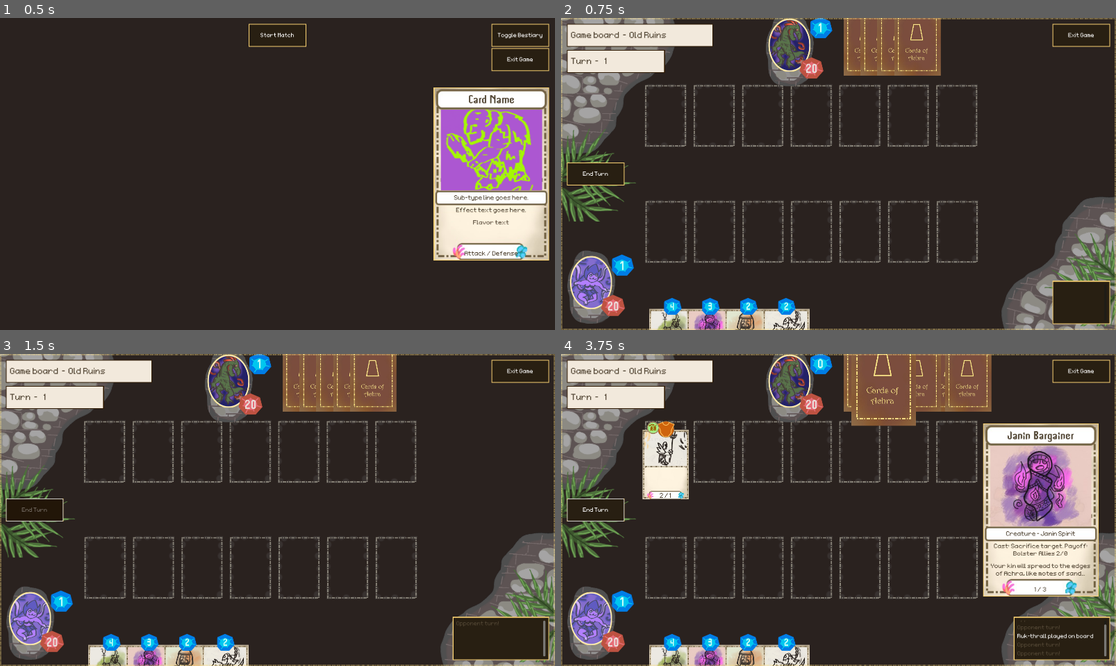
Above: before the commit, frames 1-4 (two rows, left to right).
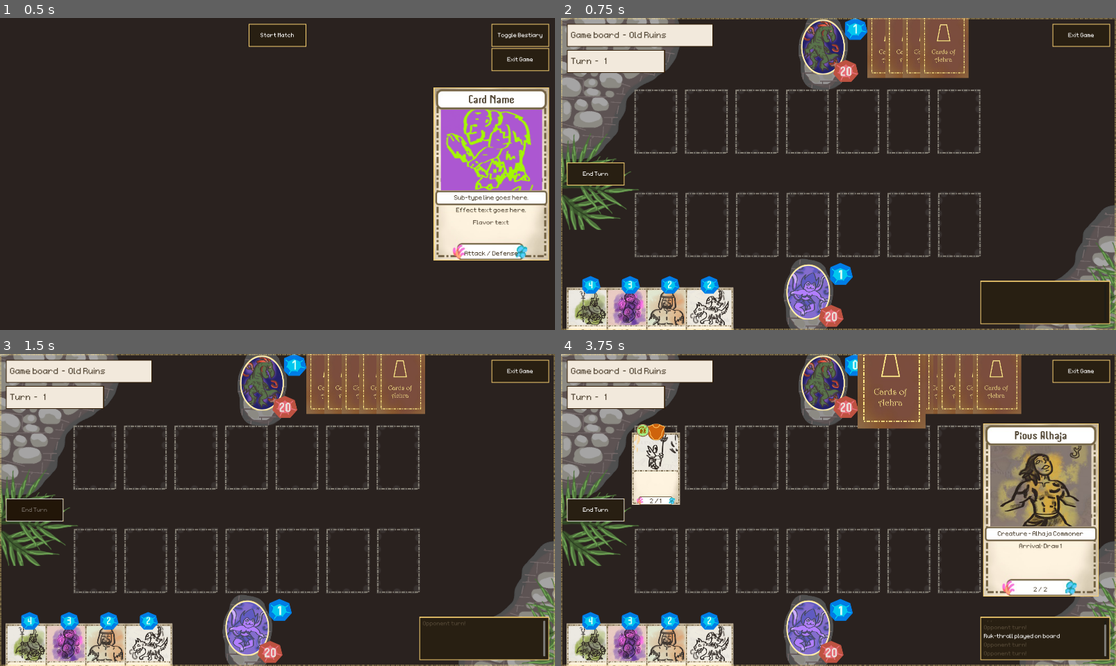
Above: after the commit, the same moments.

Repository: OttoElomaa/Godot-4-Ogre-Card-Game
Game: Godot game, scene res://GameScenes/MainMenu.tscn
Same seed, same stepped clock (60 frames per second), same inputs: the game is played once before the commit and once after it.
Inputs (mouse positions are in pixels of both pictures, inside the frame that each line leads up to):
- Up to frame 1 (0.5 s): no input
- Up to frame 2 (0.75 s): click (838, 36) at 0.5 s
- Up to frame 3 (1.5 s): click (33, 510) at 1.25 s
- Up to frame 4 (3.75 s): tap Enter at 2, 3.5 s; drag from (866, 375) to (666, 569) at 2.02 s; tap Space at 2.75 s; drag from (882, 375) to (666, 463) at 2.77 s; move the mouse to (899, 375) at 3.52 s; hold Up (ui_up) from 3.53 s (still down); tap Mouse wheel down (scrollDown) at 3.6 s; click (899, 375) at 3.67 s

Frame 1 is identical in both runs. In frame 2, 24% of the frame differs, in the area x 0-100%, y 0-100%; in frame 3, 23%; in frame 4, 29%.

Commit message:
Minor/Art - Changed some game board elements positions

Diff:
--- a/Cards/card.gd
+++ b/Cards/card.gd
@@ -332,7 +332,7 @@
 	stateHandler.get_node("PassiveIcon").hide()
 
 	#### POSITION AS INDICATOR
-	var activeOffset := -60
+	var activeOffset := -50
 	if isEnemyCard:
 		activeOffset *= -1
 	position.y = mySlot.position.y + activeOffset
--- a/GameScenes/GameBoard.tscn
+++ b/GameScenes/GameBoard.tscn
@@ -128,57 +128,57 @@
 [node name="Portraits" type="Node2D" parent="."]
 
 [node name="PlayerSprite" type="Sprite2D" parent="Portraits"]
-position = Vector2(142.5, 1257)
+position = Vector2(1125.5, 1251)
 texture = ExtResource("3_1phva")
 
 [node name="EnemySprite" type="Sprite2D" parent="Portraits"]
-position = Vector2(1080, 131)
+position = Vector2(1189.5, 135)
 texture = ExtResource("4_1qylb")
 
 [node name="PlayerResourceHolderSprite" type="Sprite2D" parent="Portraits"]
-position = Vector2(193.5, 1272)
+position = Vector2(1176.5, 1266)
 texture = ExtResource("5_4lnmq")
 
 [node name="EnemyResourceHolderSprite2" type="Sprite2D" parent="Portraits"]
-position = Vector2(1134, 146)
+position = Vector2(1243.5, 150)
 texture = ExtResource("5_4lnmq")
 
 [node name="PlayerHealthLabel" type="Label" parent="Portraits"]
 texture_filter = 1
-offset_left = 219.0
-offset_top = 1342.0
-offset_right = 275.0
-offset_bottom = 1399.0
+offset_left = 1202.0
+offset_top = 1336.0
+offset_right = 1258.0
+offset_bottom = 1393.0
 text = "99"
 label_settings = ExtResource("6_r88d6")
 horizontal_alignment = 1
 
 [node name="EnemyHealthLabel" type="Label" parent="Portraits"]
 texture_filter = 1
-offset_left = 1159.0
-offset_top = 215.0
-offset_right = 1215.0
-offset_bottom = 272.0
+offset_left = 1268.5
+offset_top = 219.0
+offset_right = 1324.5
+offset_bottom = 276.0
 text = "99"
 label_settings = ExtResource("6_r88d6")
 horizontal_alignment = 1
 
 [node name="PlayerManaLabel" type="Label" parent="Portraits"]
 texture_filter = 1
-offset_left = 261.0
-offset_top = 1150.0
-offset_right = 318.0
-offset_bottom = 1207.0
+offset_left = 1244.0
+offset_top = 1144.0
+offset_right = 1301.0
+offset_bottom = 1201.0
 text = "88"
 label_settings = ExtResource("7_vfgb4")
 horizontal_alignment = 1
 
 [node name="EnemyManaLabel" type="Label" parent="Portraits"]
 texture_filter = 1
-offset_left = 1201.0
-offset_top = 22.0
-offset_right = 1258.0
-offset_bottom = 79.0
+offset_left = 1310.5
+offset_top = 26.0
+offset_right = 1367.5
+offset_bottom = 83.0
 text = "88"
 label_settings = ExtResource("7_vfgb4")
 horizontal_alignment = 1
@@ -188,7 +188,7 @@
 collision_mask = 4
 
 [node name="CollisionShape2D" type="CollisionShape2D" parent="Portraits/EnemyPortraitArea"]
-position = Vector2(1097, 141.5)
+position = Vector2(1208, 145)
 shape = SubResource("RectangleShape2D_dj0be")
 
 [node name="Visuals" type="Node2D" parent="."]
@@ -293,10 +293,10 @@
 [node name="EnemyBoard" type="Node2D" parent="CardsManager"]
 
 [node name="PlayerHandPosition" type="Marker2D" parent="CardsManager"]
-position = Vector2(527, 1544)
+position = Vector2(135, 1392)
 
 [node name="EnemyHandPosition" type="Marker2D" parent="CardsManager"]
-position = Vector2(1449, 109)
+position = Vector2(1505, 109)
 
 [node name="Discard" type="Node2D" parent="CardsManager"]
 position = Vector2(-584, -252)
@@ -307,49 +307,49 @@
 z_index = -1
 
 [node name="TableCardSlot" parent="PlayerSlots" instance=ExtResource("16_8xajj")]
-position = Vector2(498, 1014)
+position = Vector2(434, 942)
 
 [node name="TableCardSlot2" parent="PlayerSlots" instance=ExtResource("16_8xajj")]
-position = Vector2(728, 1014)
+position = Vector2(664, 942)
 
 [node name="TableCardSlot3" parent="PlayerSlots" instance=ExtResource("16_8xajj")]
-position = Vector2(958, 1014)
+position = Vector2(894, 942)
 
 [node name="TableCardSlot4" parent="PlayerSlots" instance=ExtResource("16_8xajj")]
-position = Vector2(1188, 1014)
+position = Vector2(1124, 942)
 
 [node name="TableCardSlot5" parent="PlayerSlots" instance=ExtResource("16_8xajj")]
-position = Vector2(1418, 1014)
+position = Vector2(1354, 942)
 
 [node name="TableCardSlot6" parent="PlayerSlots" instance=ExtResource("16_8xajj")]
-position = Vector2(1648, 1014)
+position = Vector2(1584, 942)
 
 [node name="TableCardSlot7" parent="PlayerSlots" instance=ExtResource("16_8xajj")]
-position = Vector2(1878, 1014)
+position = Vector2(1814, 942)
 
 [node name="EnemySlots" type="Node2D" parent="."]
 z_index = -1
 
 [node name="TableCardSlot" parent="EnemySlots" instance=ExtResource("16_8xajj")]
-position = Vector2(496, 464)
+position = Vector2(432, 472)
 
 [node name="TableCardSlot2" parent="EnemySlots" instance=ExtResource("16_8xajj")]
-position = Vector2(726, 464)
+position = Vector2(662, 472)
 
 [node name="TableCardSlot3" parent="EnemySlots" instance=ExtResource("16_8xajj")]
-position = Vector2(956, 464)
+position = Vector2(892, 472)
 
 [node name="TableCardSlot4" parent="EnemySlots" instance=ExtResource("16_8xajj")]
-position = Vector2(1186, 464)
+position = Vector2(1122, 472)
 
 [node name="TableCardSlot5" parent="EnemySlots" instance=ExtResource("16_8xajj")]
-position = Vector2(1416, 464)
+position = Vector2(1352, 472)
 
 [node name="TableCardSlot6" parent="EnemySlots" instance=ExtResource("16_8xajj")]
-position = Vector2(1646, 464)
+position = Vector2(1582, 472)
 
 [node name="TableCardSlot7" parent="EnemySlots" instance=ExtResource("16_8xajj")]
-position = Vector2(1876, 464)
+position = Vector2(1812, 472)
 
 [node name="CanvasLayer" type="CanvasLayer" parent="."]
 
@@ -432,7 +432,7 @@
 script = ExtResource("25_gfnca")
 
 [node name="Panel" type="PanelContainer" parent="CanvasLayer/BattleLogPane"]
-custom_minimum_size = Vector2(200, 150)
+custom_minimum_size = Vector2(450, 150)
 layout_mode = 2
 theme_override_styles/panel = ExtResource("12_i42kc")
 
@@ -539,7 +539,7 @@
 
 [node name="Camera2D" type="Camera2D" parent="."]
 anchor_mode = 0
-zoom = Vector2(0.73, 0.73)
+zoom = Vector2(0.76, 0.76)
 
 [node name="ActionMenuCanvas" type="CanvasLayer" parent="."]
 
